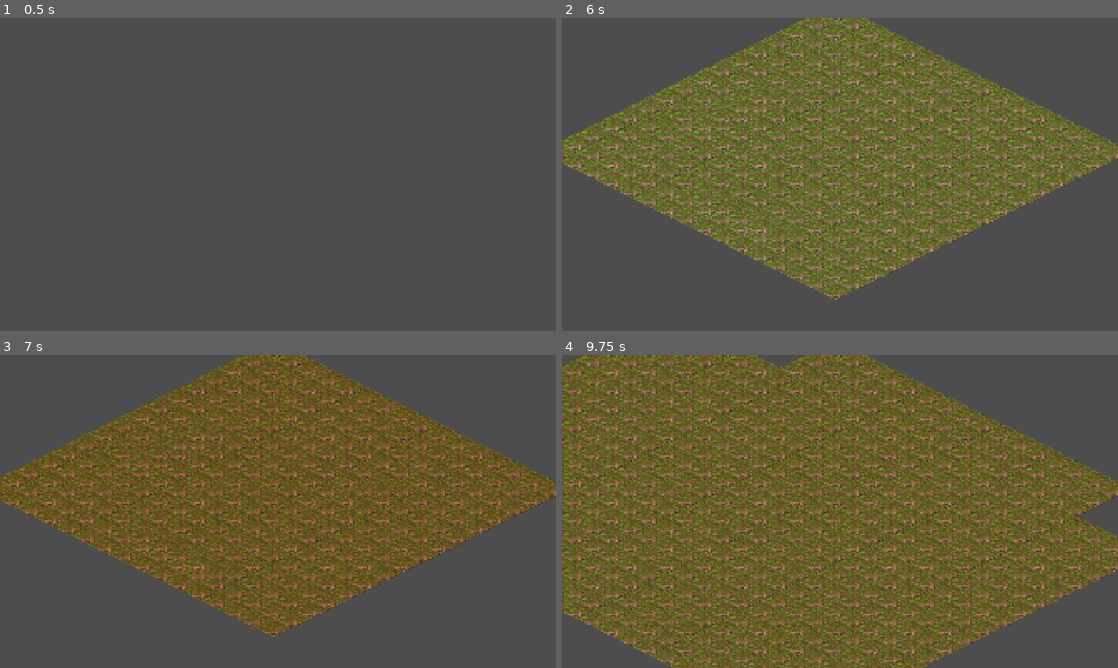
Above: before the commit, frames 1-4 (two rows, left to right).
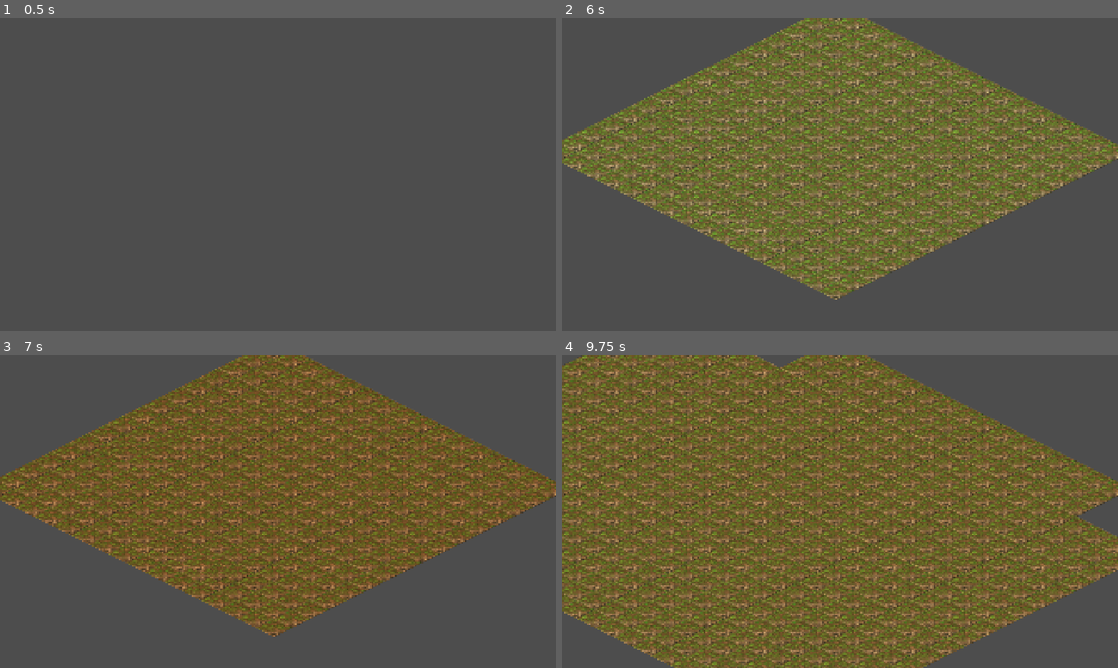
Above: after the commit, the same moments.

Repository: saman-mb/crusade-rts
Game: Godot game, scene res://src/nodes/map_system.tscn
The game is run twice, just before and just after one commit, with the same random seed, the same clock (stepped at 60 frames per second) and the same inputs.
Inputs (mouse positions are in pixels of both pictures, inside the frame that each line leads up to):
- Up to frame 1 (0.5 s): no input
- Up to frame 2 (6 s): tap Enter at 0.5, 2, 4.25 s; move the mouse to (962, 158) at 0.52 s; hold ] (dev_time_fwd) 0.53-1.25 s; tap S (cam_down) at 0.6 s; click (962, 158) at 0.67 s; tap Space at 1.25, 3.5, 5 s; drag from (728, 190) to (812, 237) at 1.27 s; move the mouse to (895, 105) at 2.02 s; hold ] (dev_time_fwd) 2.03-2.75 s; tap D (cam_right) at 2.1 s; drag from (812, 237) to (673, 127) at 2.77 s; move the mouse to (1006, 221) at 3.52 s; hold [ (dev_time_back) 3.53-4.25 s; tap B at 3.6 s; tap F5 (dev_reload_map) at 4.15 s; drag from (673, 127) to (756, 96) at 4.27 s; move the mouse to (867, 174) at 5.02 s; hold [ (dev_time_back) 5.03-5.75 s; tap G at 5.1 s; click (867, 174) at 5.17 s; tap F6 (dev_save_map) at 5.65 s; drag from (756, 96) to (728, 190) at 5.77 s
- Up to frame 3 (7 s): move the mouse to (400, 495) at 6.52 s; hold ] (dev_time_fwd) from 6.53 s (still down); tap 1 at 6.6 s
- Up to frame 4 (9.75 s): release ] (dev_time_fwd) at 7.25 s; drag from (728, 527) to (812, 574) at 7.27 s; move the mouse to (895, 442) at 8.02 s; hold [ (dev_time_back) 8.03-8.75 s; tap Y at 8.1 s; drag from (812, 574) to (673, 464) at 8.77 s; move the mouse to (1006, 558) at 9.52 s; hold ] (dev_time_fwd) from 9.53 s (still down); tap 3 at 9.6 s; click (1006, 558) at 9.67 s

Frame 1 is identical in both runs. In frame 2, 0.2% of the frame differs, in the area x 1-100%, y 2-84%; in frame 3, 0.1%; in frame 4, 0.3%, in the area x 1-100%, y 0-98%.

Commit message:
feat: sun (DirectionalLight2D) + wire normal map into the terrain TileSet (#84)
Story L3 of the lighting epic #66 — the payoff: terrain now catches directional
light from a sun, shaded by the L1 normal atlas.

- TileSetBuilder.make_atlas_texture(diffuse, normal) pairs the diffuse + normal
  atlases into a CanvasTexture (diffuse_texture + normal_texture) so Light2D
  shades the diamonds with relief. build_terrain_tileset() takes an optional
  normal (backward-compatible; single-arg callers unchanged). New
  build_default_terrain_tileset() loads both atlases from their canonical paths
  — one place the editor boot and the dev-menu catalog get the pairing.
- TileSetConstants: ATLAS_PATH / NORMAL_ATLAS_PATH constants (single source).
- map_editor + dev_menu catalog thread the normal map through.
- Sun: src/nodes/sun_light.gd — a DirectionalLight2D with tunable
  angle/energy/color that tints from the L2 DayNight ambient each frame; wired
  into map_system.tscn.

Mipmaps question RESOLVED: stay OFF. Rendered lit terrain at zoom 0.5 (min zoom)
— no atlas seams, and normal-mapped Light2D needs no mipmaps.

Verified: test_tileset_builder.gd 67/67 (incl. new CanvasTexture normal-wiring +
committed-normal-asset checks); full suite 1013 asserts / 0 fail; clean import.
Rendered via the local harness: rotating the sun measurably sweeps highlights
(proven by A/B pixel diff), noon reads bright/natural, dusk reads warm — the sun
rides the day/night palette. Relief is fine-grained on the flat grass art (the
normal map is deliberately gentle); bold per-tile depth is L4.

Closes #84.

Co-Authored-By: Claude Opus 4.8 (1M context) <noreply@anthropic.com>
Claude-Session: https://claude.ai/code/session_01J1ejz2pwYrF7T47tRUBCu4

Diff:
--- a/src/core/tests/test_tileset_builder.gd
+++ b/src/core/tests/test_tileset_builder.gd
@@ -21,6 +21,10 @@
 		_test_water_animation(src)
 	_test_animation_bounds_independent()
 	_test_committed_asset()
+	_test_make_atlas_texture(tex)
+	_test_no_normal_is_plain_texture(tex)
+	_test_normal_map_wired_into_source(tex)
+	_test_committed_normal_asset()
 
 
 # --- helpers ---
@@ -122,9 +126,60 @@
 ## disk and matches the contracted pixel dimensions. A null load is a FAIL, not
 ## a crash.
 func _test_committed_asset() -> void:
-	var disk := load("res://assets/tilesets/terrain_atlas.png")
-	_ok(disk != null, "committed atlas res://assets/tilesets/terrain_atlas.png failed to load")
+	var disk := load(TileSetConstants.ATLAS_PATH)
+	_ok(disk != null, "committed atlas %s failed to load" % TileSetConstants.ATLAS_PATH)
 	if disk != null:
 		var size := Vector2i(disk.get_size())
 		_ok(_v_match(size, TileSetConstants.ATLAS_PX),
 			"committed atlas size %s != %s" % [size, TileSetConstants.ATLAS_PX])
+
+## make_atlas_texture: null normal returns the diffuse untouched (unlit path);
+## a normal returns a CanvasTexture pairing the two (#84).
+func _test_make_atlas_texture(diffuse: Texture2D) -> void:
+	var plain := TileSetBuilder.make_atlas_texture(diffuse, null)
+	_ok(plain == diffuse, "make_atlas_texture(diffuse, null) should return the diffuse itself")
+	var normal := ImageTexture.create_from_image(
+		Image.create(TileSetConstants.ATLAS_PX.x, TileSetConstants.ATLAS_PX.y, false, Image.FORMAT_RGB8))
+	var paired := TileSetBuilder.make_atlas_texture(diffuse, normal)
+	var ct := paired as CanvasTexture
+	_ok(ct != null, "make_atlas_texture(diffuse, normal) should return a CanvasTexture")
+	if ct != null:
+		_ok(ct.diffuse_texture == diffuse, "CanvasTexture.diffuse_texture not the diffuse")
+		_ok(ct.normal_texture == normal, "CanvasTexture.normal_texture not the normal")
+
+## Building without a normal leaves the source drawing the plain diffuse (not a
+## CanvasTexture), so the existing single-arg callers are unchanged.
+func _test_no_normal_is_plain_texture(diffuse: Texture2D) -> void:
+	var ts := TileSetBuilder.build_terrain_tileset(diffuse)
+	var src := ts.get_source(ts.get_source_id(0)) as TileSetAtlasSource
+	_ok(src != null and src.texture == diffuse, "no-normal build should keep the plain diffuse texture")
+	_ok(not (src.texture is CanvasTexture), "no-normal build should NOT wrap in a CanvasTexture")
+
+## Building WITH a normal wires a CanvasTexture (diffuse + normal) onto the atlas
+## source, so Light2D can shade the tiles with relief.
+func _test_normal_map_wired_into_source(diffuse: Texture2D) -> void:
+	var normal := ImageTexture.create_from_image(
+		Image.create(TileSetConstants.ATLAS_PX.x, TileSetConstants.ATLAS_PX.y, false, Image.FORMAT_RGB8))
+	var ts := TileSetBuilder.build_terrain_tileset(diffuse, normal)
+	var src := ts.get_source(ts.get_source_id(0)) as TileSetAtlasSource
+	_ok(src != null, "normal build produced no atlas source")
+	if src == null:
+		return
+	var ct := src.texture as CanvasTexture
+	_ok(ct != null, "atlas source texture is not a CanvasTexture when a normal is supplied")
+	if ct != null:
+		_ok(ct.diffuse_texture == diffuse, "source CanvasTexture diffuse is not the atlas diffuse")
+		_ok(ct.normal_texture == normal, "source CanvasTexture normal is not the supplied normal map")
+	# Region size is unchanged: the CanvasTexture is a transparent swap for the diffuse.
+	_ok(_v_match(src.texture_region_size, TileSetConstants.REGION_SIZE),
+		"region size changed when wrapping in a CanvasTexture")
+
+## Committed normal-atlas check (post-import): the L1 normal PNG exists on disk
+## and matches the atlas dimensions, so build_default_terrain_tileset pairs it in.
+func _test_committed_normal_asset() -> void:
+	var disk := load(TileSetConstants.NORMAL_ATLAS_PATH)
+	_ok(disk != null, "committed normal atlas %s failed to load" % TileSetConstants.NORMAL_ATLAS_PATH)
+	if disk != null:
+		var size := Vector2i(disk.get_size())
+		_ok(_v_match(size, TileSetConstants.ATLAS_PX),
+			"committed normal atlas size %s != %s" % [size, TileSetConstants.ATLAS_PX])
--- a/src/core/tileset_builder.gd
+++ b/src/core/tileset_builder.gd
@@ -13,14 +13,30 @@
 	ts.tile_layout = TileSet.TILE_LAYOUT_DIAMOND_DOWN
 	ts.tile_size = MapConstants.TILE_SIZE
 
+## Pairs a diffuse atlas with an optional normal map into the texture the atlas
+## source draws with. When `normal` is supplied, returns a CanvasTexture that
+## carries both, so a Light2D shades each diamond with the normal-map relief (L3,
+## #84); when it is null, returns the diffuse texture unchanged (unlit path, and
+## keeps every existing single-arg caller behaving exactly as before). Pure and
+## headless -- CanvasTexture is a CPU-side Resource, no GPU needed.
+static func make_atlas_texture(diffuse: Texture2D, normal: Texture2D = null) -> Texture2D:
+	if normal == null:
+		return diffuse
+	var ct := CanvasTexture.new()
+	ct.diffuse_texture = diffuse
+	ct.normal_texture = normal
+	return ct
+
 ## Builds the full terrain TileSet from an atlas texture: one atlas source, a
 ## tile at each distinct non-sentinel LOOKUP coord, and the animated water tile.
-static func build_terrain_tileset(texture: Texture2D) -> TileSet:
+## An optional `normal` map is paired with the diffuse via a CanvasTexture so the
+## terrain catches directional light (#84).
+static func build_terrain_tileset(texture: Texture2D, normal: Texture2D = null) -> TileSet:
 	var ts := TileSet.new()
 	configure_isometric(ts)
 
 	var src := TileSetAtlasSource.new()
-	src.texture = texture
+	src.texture = make_atlas_texture(texture, normal)
 	src.texture_region_size = TileSetConstants.REGION_SIZE
 	ts.add_source(src)
 
@@ -46,6 +62,19 @@
 
 	return ts
 
+## Loads the committed diffuse + normal atlases from their canonical paths and
+## builds the terrain TileSet from them. One place so every call site (the editor
+## boot and the dev-menu catalog) gets the normal map wired identically. Returns
+## null if the diffuse atlas is missing; a missing normal degrades to the unlit
+## texture rather than failing.
+static func build_default_terrain_tileset() -> TileSet:
+	var diffuse := load(TileSetConstants.ATLAS_PATH) as Texture2D
+	if diffuse == null:
+		return null
+	var normal := load(TileSetConstants.NORMAL_ATLAS_PATH) as Texture2D
+	return build_terrain_tileset(diffuse, normal)
+
+
 ## Configures the multi-frame water animation on an existing atlas tile: frame
 ## count, column layout, per-frame durations, separation, and randomized start
 ## times so neighbouring water tiles do not visibly ripple in lockstep.
--- a/src/core/tileset_constants.gd
+++ b/src/core/tileset_constants.gd
@@ -9,6 +9,13 @@
 const REGION_SIZE := Vector2i(128, 64)          ## == MapConstants.TILE_SIZE; HD 2:1 diamond
 const ATLAS_PX := Vector2i(512, 320)            ## 4 cols x 5 rows of 128x64 regions
 const DUALGRID_ORIGIN := Vector2i(0, 0)         ## atlas coord of the 4x4 dual-grid block's top-left cell
+
+## Committed atlas assets. ATLAS_PATH is the diffuse art; NORMAL_ATLAS_PATH is the
+## L1-generated tangent-space normal map (#82) paired with it via a CanvasTexture
+## so Light2D shades the diamonds with relief (#84). Single source of truth for
+## both paths -- map_editor and the dev-menu catalog load from here.
+const ATLAS_PATH := "res://assets/tilesets/terrain_atlas.png"
+const NORMAL_ATLAS_PATH := "res://assets/tilesets/terrain_atlas_n.png"
 
 const WATER_ANIM_COORDS := Vector2i(0, 4)       ## atlas coord (col,row) of the animated water base tile (row 4)
 const WATER_FRAMES := 4
--- a/src/editor/map_editor.gd
+++ b/src/editor/map_editor.gd
@@ -98,14 +98,18 @@
 		push_warning("map_editor: map_system_path unresolved; editor is inert.")
 		return
 
-	var tex := (terrain_atlas if terrain_atlas != null else load("res://assets/tilesets/terrain_atlas.png")) as Texture2D
+	var tex := (terrain_atlas if terrain_atlas != null else load(TileSetConstants.ATLAS_PATH)) as Texture2D
 	if tex == null:
 		push_warning("map_editor: terrain_atlas.png not found; editor is inert.")
 		return
 
+	# Pair the diffuse atlas with the L1 normal map so the terrain catches
+	# directional light from the sun (#84). A missing normal degrades to unlit.
+	var normal := load(TileSetConstants.NORMAL_ATLAS_PATH) as Texture2D
+
 	# Build the TileSet once and share it across every elevation layer that lacks
 	# one plus the preview layer, so all paint/ghost cells resolve identically.
-	var ts := TileSetBuilder.build_terrain_tileset(tex)
+	var ts := TileSetBuilder.build_terrain_tileset(tex, normal)
 	for i in _layer_count():
 		var layer := _map_system.get_elevation_layer(i) as TileMapLayer
 		if layer != null and layer.tile_set == null:
--- a/src/nodes/map_system.tscn
+++ b/src/nodes/map_system.tscn
@@ -6,6 +6,7 @@
 [ext_resource type="Script" path="res://src/nodes/map_persistence.gd" id="4_mappersist"]
 [ext_resource type="PackedScene" uid="uid://crusadedevmenu01" path="res://src/ui/dev_menu.tscn" id="5_devmenu"]
 [ext_resource type="Script" path="res://src/nodes/day_night_driver.gd" id="6_daynight"]
+[ext_resource type="Script" path="res://src/nodes/sun_light.gd" id="7_sun"]
 
 [node name="MapSystem" type="Node2D"]
 y_sort_enabled = true
@@ -13,6 +14,9 @@
 
 [node name="DayNight" type="CanvasModulate" parent="."]
 script = ExtResource("6_daynight")
+
+[node name="Sun" type="DirectionalLight2D" parent="."]
+script = ExtResource("7_sun")
 
 [node name="Elevation0" type="TileMapLayer" parent="."]
 y_sort_enabled = true
--- /dev/null
+++ b/src/nodes/sun_light.gd
@@ -0,0 +1,70 @@
+extends DirectionalLight2D
+## The world's sun (Story L3, #84).
+##
+## A DirectionalLight2D that, combined with the terrain atlas NORMAL MAP (L1,
+## #82) wired onto the TileSet's CanvasTexture, makes the isometric diamonds
+## catch DIRECTIONAL relief instead of flat brightening: because the terrain
+## diffuse is mid-tone (grass/dirt), the parallel sun adds highlights on the
+## faces whose normals point toward it, so rotating the sun sweeps highlights
+## across the terrain. Angle / energy / color are tunable in the inspector.
+##
+## If a sibling DayNight (L2, #83) node exists, the sun tints itself from the
+## current time-of-day each frame, so the direct sun shares the ambient palette
+## (warm at dawn/dusk, cool and dim at night) instead of staying a fixed white.
+##
+## Runtime node (not @tool): does nothing during a headless --import in CI.
+
+## Compass angle (degrees) the sunlight travels toward. Sets the node rotation,
+## which is what decides which way surface highlights face; sweep it to move them.
+@export var sun_angle_degrees: float = 130.0:
+	set(v):
+		sun_angle_degrees = v
+		rotation_degrees = v
+
+## Base energy of the direct sun term. Kept modest so it sculpts relief on the
+## already-ambient-lit terrain without blowing the mid-tones out to white.
+@export_range(0.0, 4.0) var sun_energy: float = 0.85:
+	set(v):
+		sun_energy = v
+		energy = v
+
+## Base sun tint (slightly warm), multiplied by the day/night color when
+## tint_from_day_night is on.
+@export var sun_color: Color = Color(1.0, 0.96, 0.88):
+	set(v):
+		sun_color = v
+		if not _tinting():
+			color = v
+
+## Tint the sun by the sibling DayNight ambient each frame (warm dawn/dusk, cool
+## dim night) so the direct light shares the time-of-day palette.
+@export var tint_from_day_night: bool = true
+
+## Path to the DayNight node whose color tints the sun (sibling by default).
+@export var day_night_path: NodePath = ^"../DayNight"
+
+## Resolved DayNight node (CanvasModulate); left untyped so its `color` is
+## duck-typed (DayNight carries no class_name).
+var _day_night
+
+
+func _ready() -> void:
+	rotation_degrees = sun_angle_degrees
+	energy = sun_energy
+	color = sun_color
+	if not day_night_path.is_empty():
+		_day_night = get_node_or_null(day_night_path)
+
+
+func _process(_delta: float) -> void:
+	if Engine.is_editor_hint():
+		return
+	if _tinting():
+		# Component-wise multiply: the sun rides the day/night palette but keeps
+		# its own warm base bias.
+		color = sun_color * _day_night.color
+
+
+## Whether the day/night tint is active and wired.
+func _tinting() -> bool:
+	return tint_from_day_night and _day_night != null
--- a/src/ui/dev_menu.gd
+++ b/src/ui/dev_menu.gd
@@ -92,7 +92,7 @@
 ## More entries arrive with the real art (#33).
 func _register_tilesets() -> void:
 	_catalog.register("Terrain (HD)", func() -> TileSet:
-		return TileSetBuilder.build_terrain_tileset(load("res://assets/tilesets/terrain_atlas.png")))
+		return TileSetBuilder.build_default_terrain_tileset())
 	_catalog.register("Debug (grid)", _build_debug_tileset)
 
 
Not shown: 1 places in src/nodes/map_system.tscn that only renumber resources
Not shown, changed: docs/TILESET_ATLAS.md
